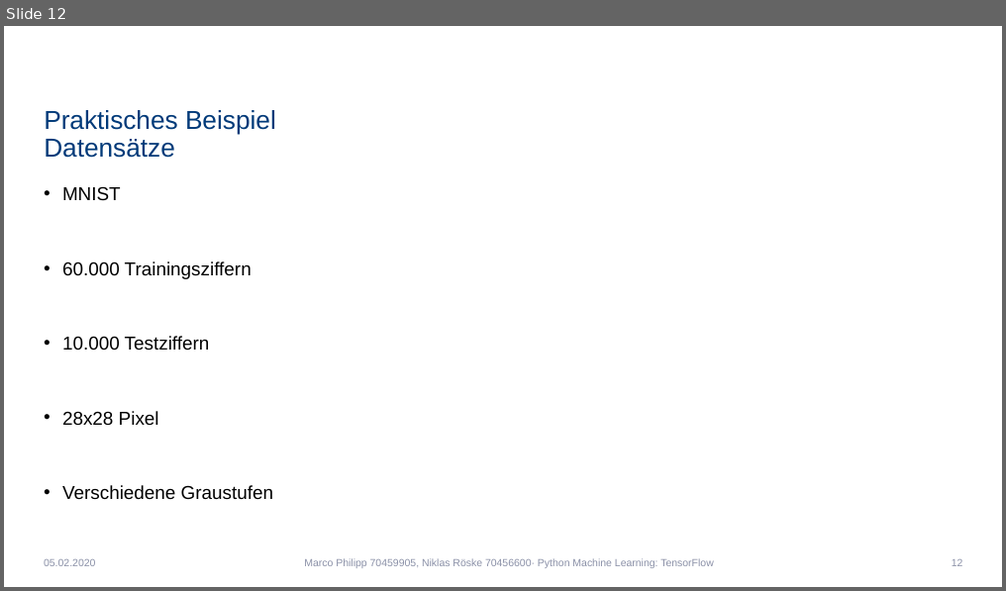
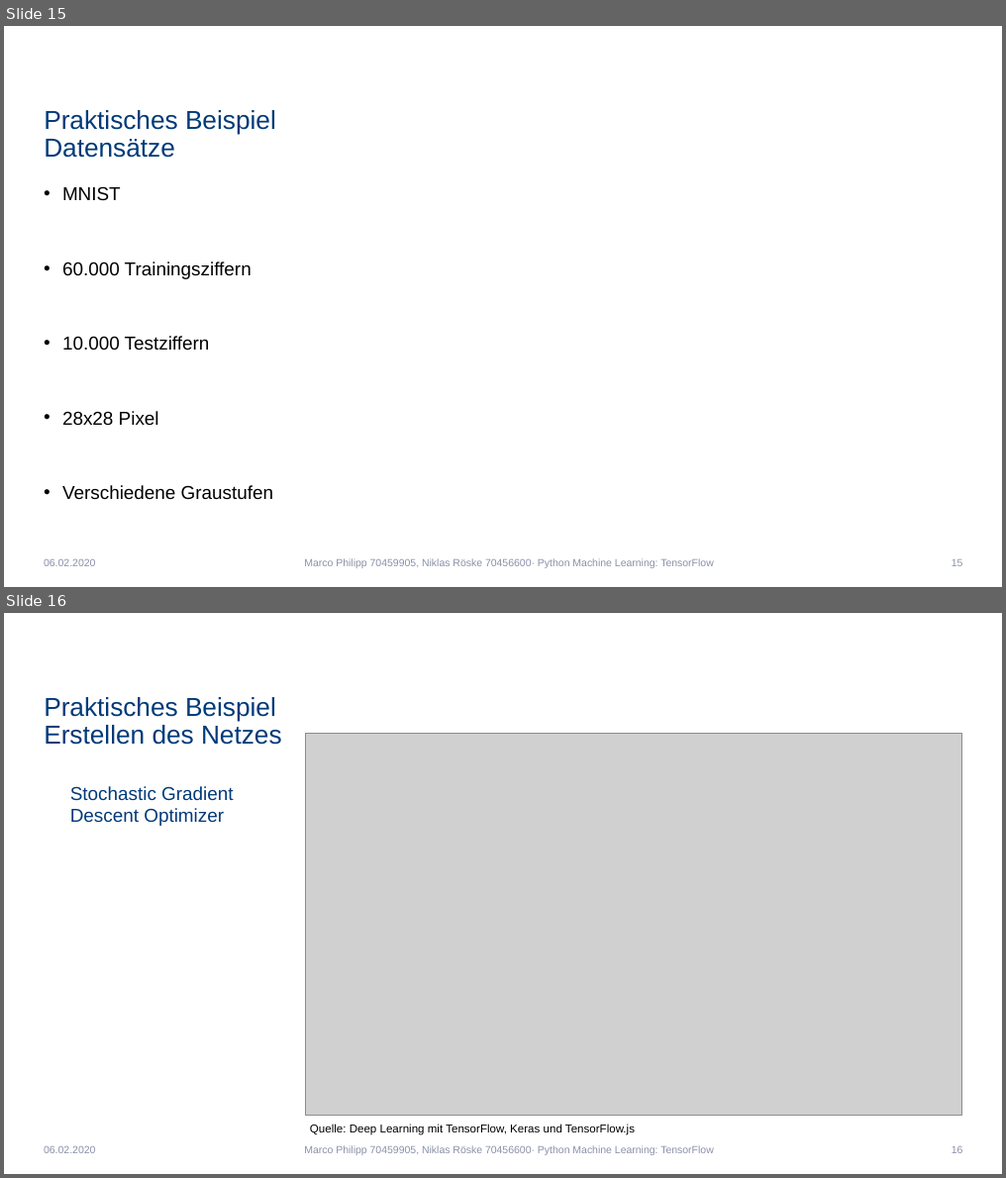
Before and after one commit to Niklas1997Git/Seminar, a slide deck: SeminarPräsentation.pptx. Shown one above the other, each under a label of ours: slide 12 before the commit, slides 15 and 16 after it. The pictures are 1006x591 and 1006x1178 pixels, drawn with LibreOffice and Linux fonts; fonts in the diff are those of the drawing; grey boxes stand for pictures; background and template pictures are left out. Boxes give left, top, right and bottom in pixels: in the first picture for what was removed or moved away, otherwise in the second. Text is boxed around its words. In the diff, an @@ line names an element or a change of style, - is before the commit and + after.

```diff
--- a/SeminarPräsentation.pptx
+++ b/SeminarPräsentation.pptx
@@ slide 16 added at bbox=[4, 613, 1002, 1174], background #FFFFFF @@
@@ title added at bbox=[44, 697, 282, 745], 25 pt, text #003A79 @@
+Praktisches Beispiel
+Erstellen des Netzes
@@ picture added at bbox=[306, 734, 962, 1116] @@
@@ text added at bbox=[70, 786, 233, 826], 18 pt, text #003A79 @@
+Stochastic Gradient Descent Optimizer
@@ text added at bbox=[44, 1147, 95, 1154], 10 pt, text #8C91A8 @@
+06.02.2020
@@ text added at bbox=[304, 1146, 714, 1156], 10 pt, text #8C91A8 @@
+Marco Philipp 70459905, Niklas Röske 70456600· Python Machine Learning: TensorFlow
@@ text added at bbox=[310, 1124, 635, 1136], 11 pt, text #000000 @@
+Quelle: Deep Learning mit TensorFlow, Keras und TensorFlow.js
@@ page number added at bbox=[951, 1147, 963, 1154], 10 pt, text #8C91A8 @@
+16
@@ what was slide 12 is now slide 15 @@
@@ page number at bbox=[951, 560, 963, 567]: text changed @@
-12
+15
```
Also in this commit, not shown: 19 other slides changed, 3 other slides added.
